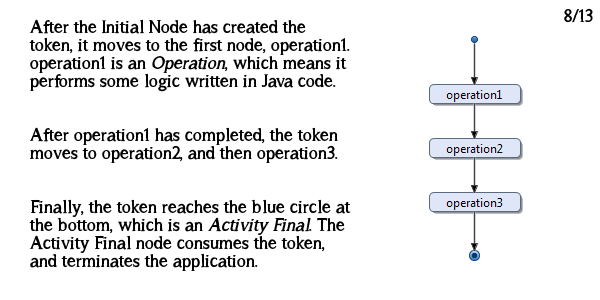
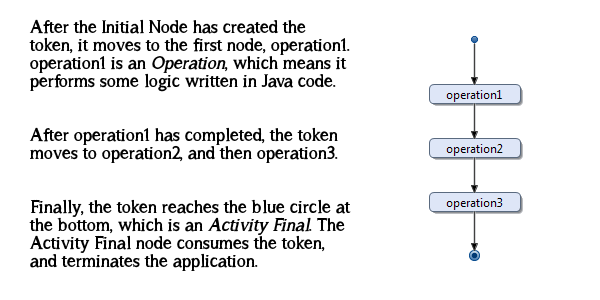
Layered file, before and after one edit (600 x 300). Changes by layer:
painted on "8/13" over [left=564, top=8, right=593, bottom=23]
